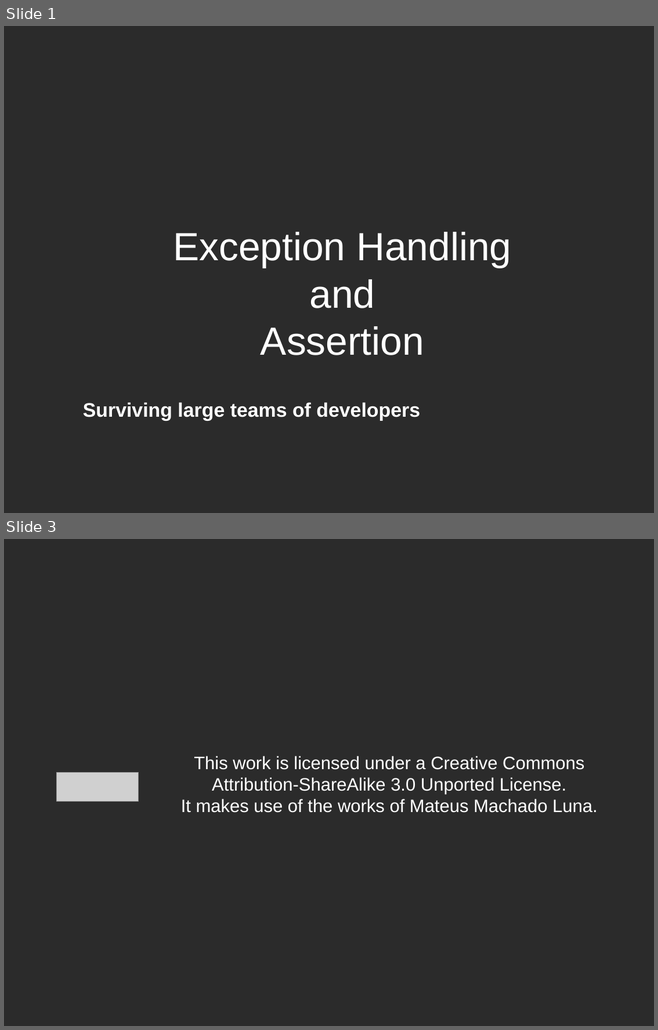
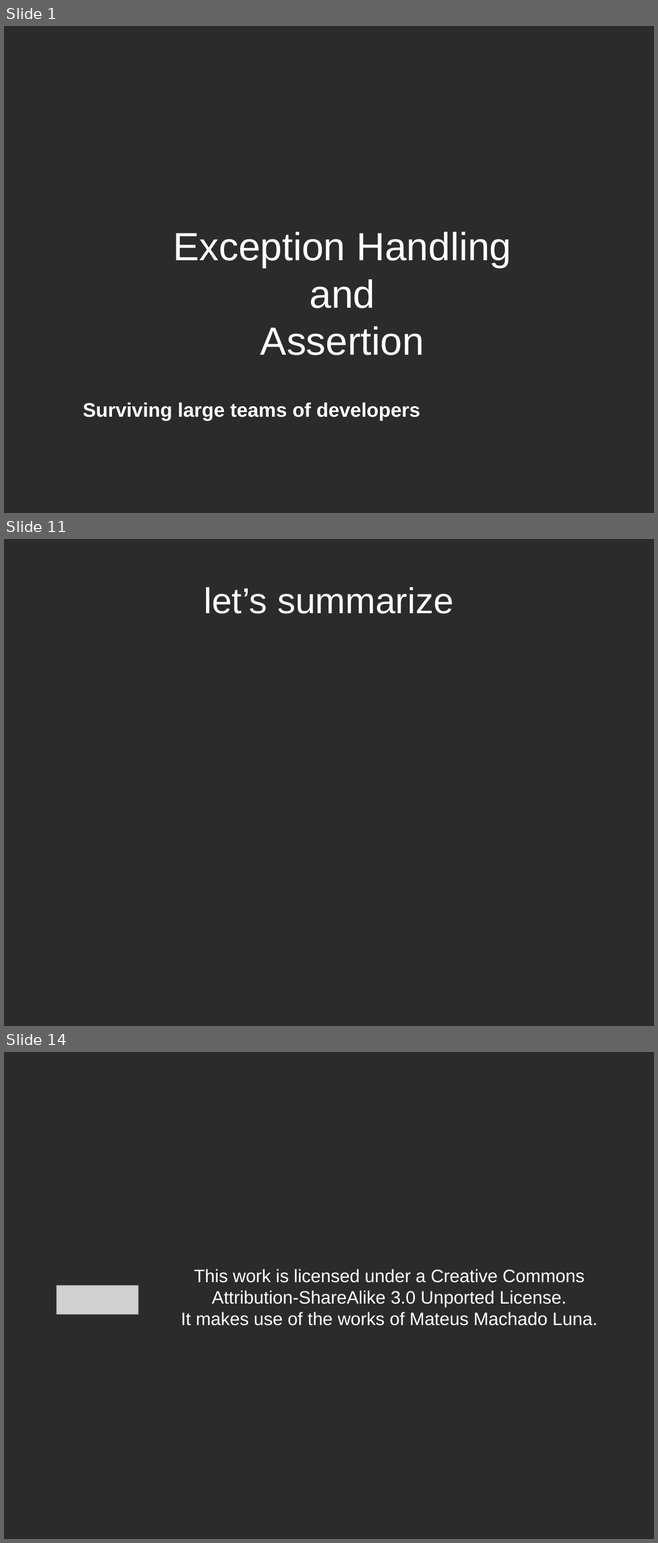
Before and after one commit to talyaron/full-stack, a slide deck: JS/exception handeling/Error Handling and Assertion.odp. Shown one above the other, each under a label of ours: slides 1 and 3 before the commit, slides 1, 11 and 14 after it; the slides between them are not shown. The pictures are 658x1030 and 658x1543 pixels, drawn with LibreOffice and Linux fonts; fonts in the diff are those of the drawing; grey boxes stand for pictures; background and template pictures are left out; a plain dark background stands for a picture behind light text. Boxes give left, top, right and bottom in pixels: in the first picture for what was removed or moved away, otherwise in the second. Text is boxed around its words. In the diff, an @@ line names an element or a change of style, - is before the commit and + after.

```diff
--- a/JS/exception handeling/Error Handling and Assertion.odp
+++ b/JS/exception handeling/Error Handling and Assertion.odp
@@ slide 11 added at (x1=4, y1=539, x2=654, y2=1026), background picture (left out) @@
@@ title added at (x1=204, y1=587, x2=453, y2=614), 44 pt, text #FFFFFF @@
+let’s summarize
@@ what was slide 3 is now slide 14 @@
```
Also in this commit, not shown: 11 other slides added, 1 slide removed, 3 other files.
